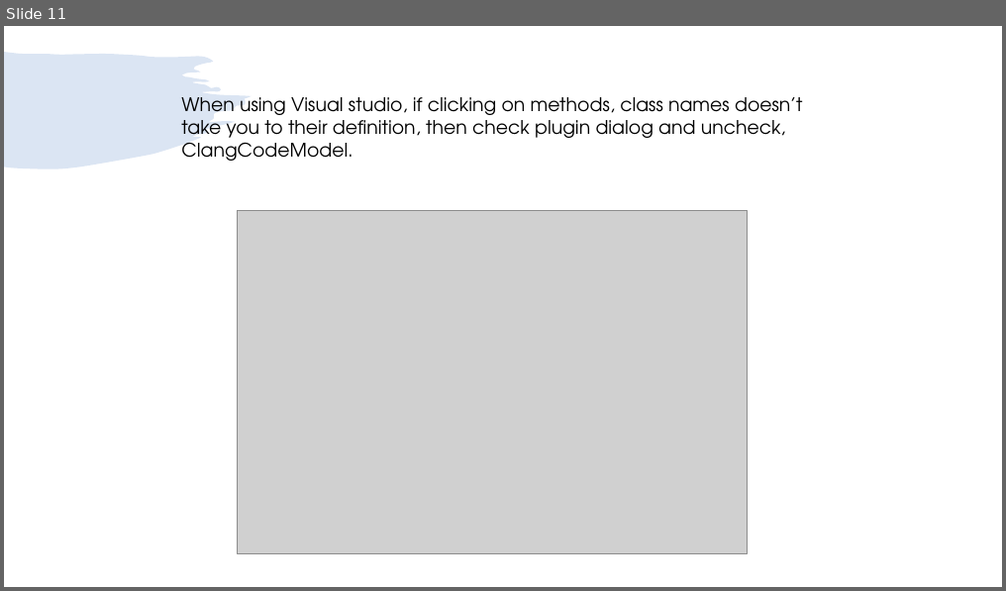
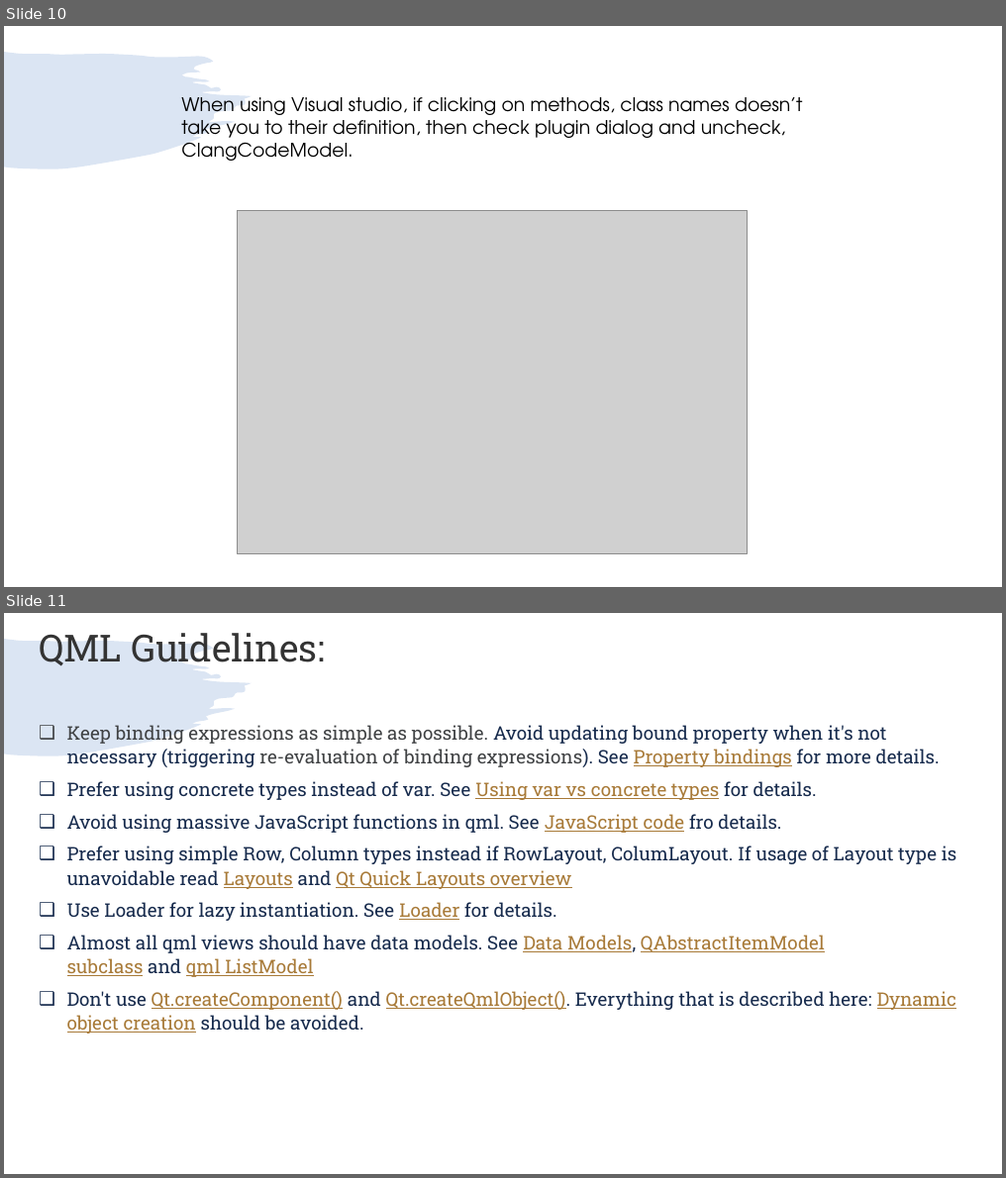
Before and after one commit to girishlande/QtProjects, a slide deck: learnings.pptx. Shown one above the other, each under a label of ours: slide 11 before the commit, slides 10 and 11 after it. The pictures are 1006x591 and 1006x1178 pixels, drawn with LibreOffice and Linux fonts; fonts in the diff are those of the drawing; grey boxes stand for pictures. Boxes give left, top, right and bottom in pixels: in the first picture for what was removed or moved away, otherwise in the second. Text is boxed around its words. In the diff, an @@ line names an element or a change of style, - is before the commit and + after.

```diff
--- a/learnings.pptx
+++ b/learnings.pptx
@@ slide 11 added at [4,613,1002,1174], background #FFFFFF; not listed: 1 template element that a slide beside it also shows @@
@@ text added at [39,633,956,1034], 18 pt, text #172B4D @@
+QML Guidelines:
+❑ Keep binding expressions as simple as possible. Avoid updating bound property when it's not necessary (triggering re-evaluation of binding expressions). See Property bindings for more details.
+❑ Prefer using concrete types instead of var. See Using var vs concrete types for details.
+❑ Avoid using massive JavaScript functions in qml. See JavaScript code fro details.
+❑ Prefer using simple Row, Column types instead if RowLayout, ColumLayout. If usage of Layout type is unavoidable read Layouts and Qt Quick Layouts overview
+❑ Use Loader for lazy instantiation. See Loader for details.
+❑ Almost all qml views should have data models. See Data Models, QAbstractItemModel subclass and qml ListModel
+❑ Don't use Qt.createComponent() and Qt.createQmlObject(). Everything that is described here: Dynamic object creation should be avoided.
@@ what was slide 11 is now slide 10 @@
```
Also in this commit, not shown: 4 slides changed, 2 other slides added, 4 slides removed.
